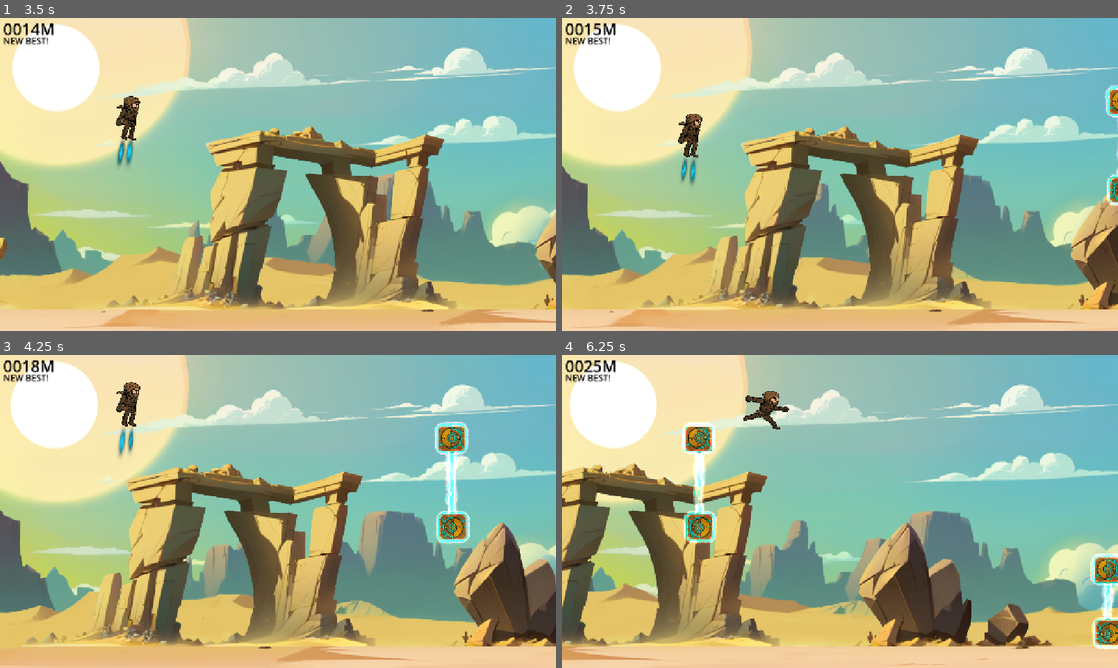
Above: before the commit, frames 1-4 (two rows, left to right).
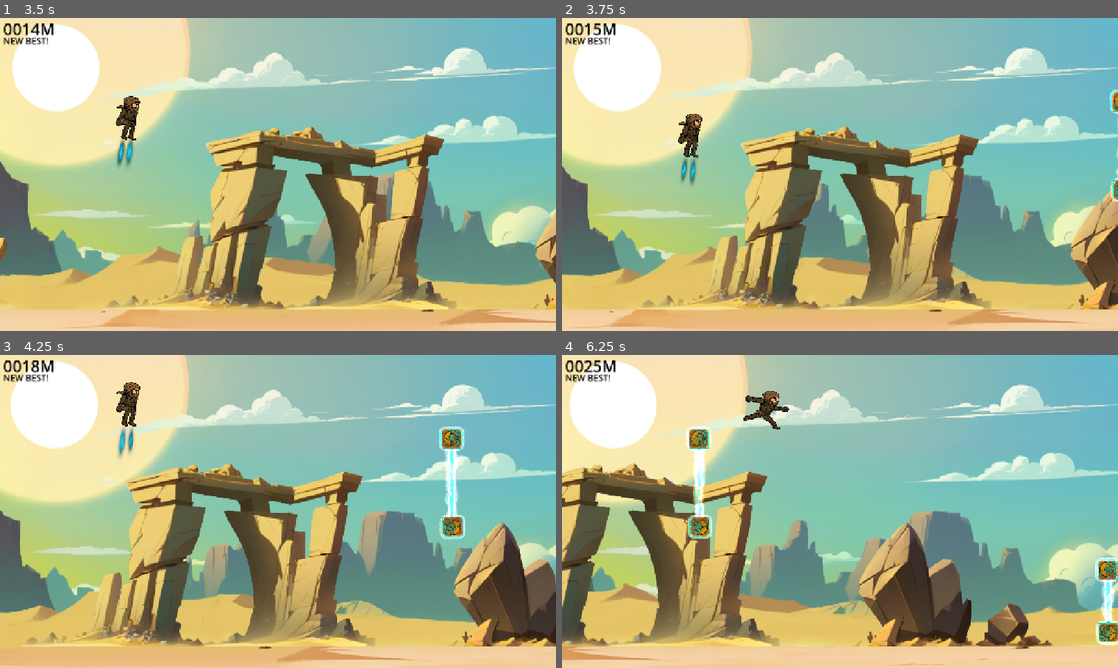
Above: after the commit, the same moments.

Repository: snowfrogdev/jetpack-joyride-clone
Game: Godot game, scene res://main.tscn
The game is run twice, just before and just after one commit, with the same random seed, the same clock (stepped at 60 frames per second) and the same inputs.
Inputs:
- Up to frame 1 (3.5 s): tap Enter (ui_accept) at 0.5, 0.77, 1.52, 3.02 s; hold Space (Boost) 0.53-1.28 s; tap Space (Boost) at 1.35, 2.85 s; hold Space (Boost) 2.03-2.78 s
- Up to frame 2 (3.75 s): hold Space (Boost) from 3.53 s (still down)
- Up to frame 3 (4.25 s): keep holding Space (Boost); tap Enter (ui_accept) at 3.77 s
- Up to frame 4 (6.25 s): release Space (Boost) at 4.28 s; tap Space (Boost) at 4.35, 5.85 s; tap Enter (ui_accept) at 4.52, 6.02 s; hold Space (Boost) 5.03-5.78 s

Frame 1 is identical in both runs. In frame 2, 0.4% of the frame differs, in the area x 97-100%, y 21-60%; in frame 3, 1.1%; in frame 4, 2.0%, in the area x 21-100%, y 21-94%.

Commit message:
Add sun core relays with shader and scene setup; refactor segment paths for consistency

Diff:
--- a/hazards/sun_core_relays.tscn
+++ b/hazards/sun_core_relays/sun_core_relays.tscn
@@ -1,9 +1,9 @@
 [gd_scene load_steps=10 format=3 uid="uid://bofack50w2ncn"]
 
-[ext_resource type="Script" uid="uid://bbshymeemmvwh" path="res://hazards/sun_core_relays.gd" id="1_pcxc2"]
+[ext_resource type="Script" uid="uid://bbshymeemmvwh" path="res://hazards/sun_core_relays/sun_core_relays.gd" id="1_pcxc2"]
 [ext_resource type="Texture2D" uid="uid://bgxaicew036cs" path="res://assets/suncore_relay.png" id="2_4tqej"]
-[ext_resource type="Shader" uid="uid://dhjauhskmx7c0" path="res://hazards/sun_core_beam.gdshader" id="2_h3245"]
-[ext_resource type="Shader" uid="uid://cigbbue3j7u24" path="res://hazards/sun_core_relays.gdshader" id="3_vgy54"]
+[ext_resource type="Shader" uid="uid://dhjauhskmx7c0" path="res://hazards/sun_core_relays/sun_core_beam.gdshader" id="2_h3245"]
+[ext_resource type="Shader" uid="uid://cigbbue3j7u24" path="res://hazards/sun_core_relays/sun_core_relays.gdshader" id="3_vgy54"]
 
 [sub_resource type="ShaderMaterial" id="ShaderMaterial_h3245"]
 shader = ExtResource("2_h3245")
@@ -65,6 +65,7 @@
 [node name="StartNode" type="Node2D" parent="."]
 position = Vector2(-120, 0)
 rotation = -1.5708
+scale = Vector2(0.75, 0.75)
 metadata/_edit_group_ = true
 
 [node name="Sprite2D" type="Sprite2D" parent="StartNode"]
@@ -80,6 +81,7 @@
 [node name="EndNode" type="Node2D" parent="."]
 position = Vector2(120, 0)
 rotation = 1.5708
+scale = Vector2(0.75, 0.75)
 metadata/_edit_group_ = true
 
 [node name="Sprite2D" type="Sprite2D" parent="EndNode"]
--- a/segments/base_segment.tscn
+++ b/segments/base_segment.tscn
@@ -1,7 +1,7 @@
 [gd_scene load_steps=4 format=3 uid="uid://cypn3paix6woh"]
 
 [ext_resource type="Script" uid="uid://b1nx37lp1nps4" path="res://segments/base_segment.gd" id="1_fktru"]
-[ext_resource type="PackedScene" uid="uid://bofack50w2ncn" path="res://hazards/sun_core_relays.tscn" id="2_5lci2"]
+[ext_resource type="PackedScene" uid="uid://bofack50w2ncn" path="res://hazards/sun_core_relays/sun_core_relays.tscn" id="2_5lci2"]
 
 [sub_resource type="RectangleShape2D" id="RectangleShape2D_jpvwc"]
 size = Vector2(208.501, 24)
--- a/segments/segment_01.tscn
+++ b/segments/segment_01.tscn
@@ -1,7 +1,7 @@
 [gd_scene load_steps=6 format=3 uid="uid://d3nhndo0ehdml"]
 
 [ext_resource type="PackedScene" uid="uid://cypn3paix6woh" path="res://segments/base_segment.tscn" id="1_odgxk"]
-[ext_resource type="PackedScene" uid="uid://bofack50w2ncn" path="res://hazards/sun_core_relays.tscn" id="2_8xfd5"]
+[ext_resource type="PackedScene" uid="uid://bofack50w2ncn" path="res://hazards/sun_core_relays/sun_core_relays.tscn" id="2_8xfd5"]
 
 [sub_resource type="RectangleShape2D" id="RectangleShape2D_1q7se"]
 size = Vector2(200.251, 24)
Renamed: hazards/sun_core_beam.gdshader -> hazards/sun_core_relays/sun_core_beam.gdshader
Renamed: hazards/sun_core_beam.gdshader.uid -> hazards/sun_core_relays/sun_core_beam.gdshader.uid
Renamed: hazards/sun_core_relays.gd -> hazards/sun_core_relays/sun_core_relays.gd
Renamed: hazards/sun_core_relays.gd.uid -> hazards/sun_core_relays/sun_core_relays.gd.uid
Renamed: hazards/sun_core_relays.gdshader -> hazards/sun_core_relays/sun_core_relays.gdshader
Renamed: hazards/sun_core_relays.gdshader.uid -> hazards/sun_core_relays/sun_core_relays.gdshader.uid
